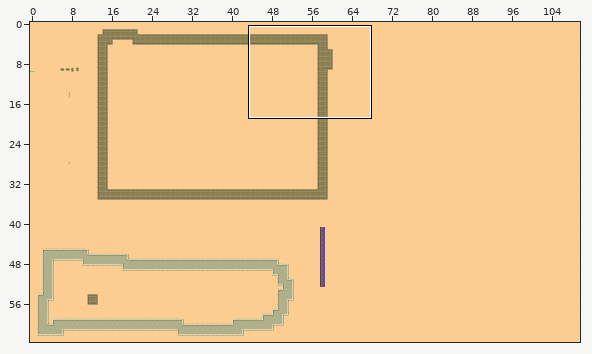
Level history. Tiled map (JSON): assets/tilemaps/gamemap.json. The first picture is a wide view before the edit; the outline marks the close-up.
Close-up. Before the edit:
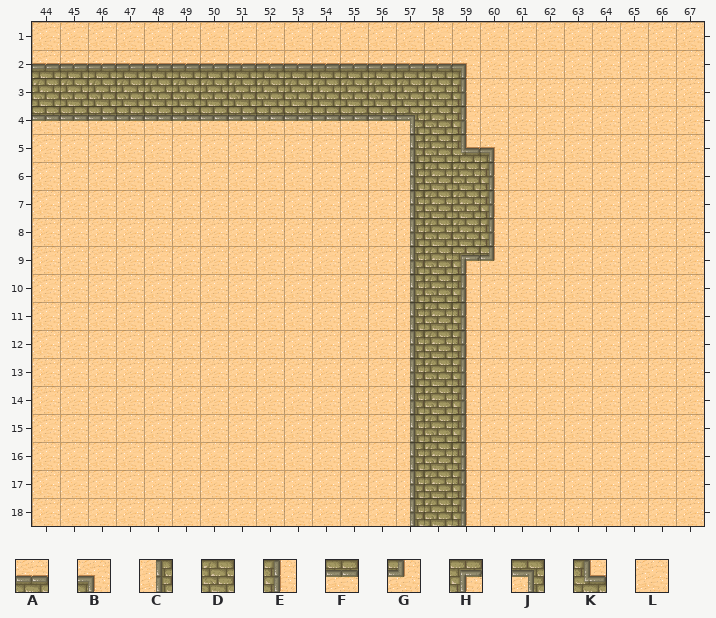
Cells are 32x32 px. Shown: x 44..67, y 1..18. The commit also changed other parts of the map, which this record leaves out.
Key: from "desert_spacing": A 1, B 2, C 8, D 9, E 10, F 17, G 18, H 19, J 20, K 27, L 29.
_ is an empty cell, # one hidden under a higher layer.
Layer "floor" before, first column x 44:
 1 LLLLLLLLLLLLLLLLLLLLLLLL
 2 ################LLLLLLLL
 3 ################LLLLLLLL
 4 ################LLLLLLLL
 5 LLLLLLLLLLLLL####LLLLLLL
 6 LLLLLLLLLLLLL####LLLLLLL
 7 LLLLLLLLLLLLL####LLLLLLL
 8 LLLLLLLLLLLLL####LLLLLLL
 9 LLLLLLLLLLLLL####LLLLLLL
10 LLLLLLLLLLLLL###LLLLLLLL
11 LLLLLLLLLLLLL###LLLLLLLL
12 LLLLLLLLLLLLL###LLLLLLLL
13 LLLLLLLLLLLLL###LLLLLLLL
14 LLLLLLLLLLLLL###LLLLLLLL
15 LLLLLLLLLLLLL###LLLLLLLL
16 LLLLLLLLLLLLL###LLLLLLLL
17 LLLLLLLLLLLLL###LLLLLLLL
18 LLLLLLLLLLLLL###LLLLLLLL
Layer "bg1" before, first column x 44:
 1 ________________________
 2 AAAAAAAAAAAAAAAB________
 3 DDDDDDDDDDDDDDDE________
 4 FFFFFFFFFFFFFJDE________
 5 _____________CDKB_______
 6 _____________CDDE_______
 7 _____________CDDE_______
 8 _____________CDDE_______
 9 _____________CDHG_______
10 _____________CDE________
11 _____________CDE________
12 _____________CDE________
13 _____________CDE________
14 _____________CDE________
15 _____________CDE________
16 _____________CDE________
17 _____________CDE________
18 _____________CDE________
After the commit:
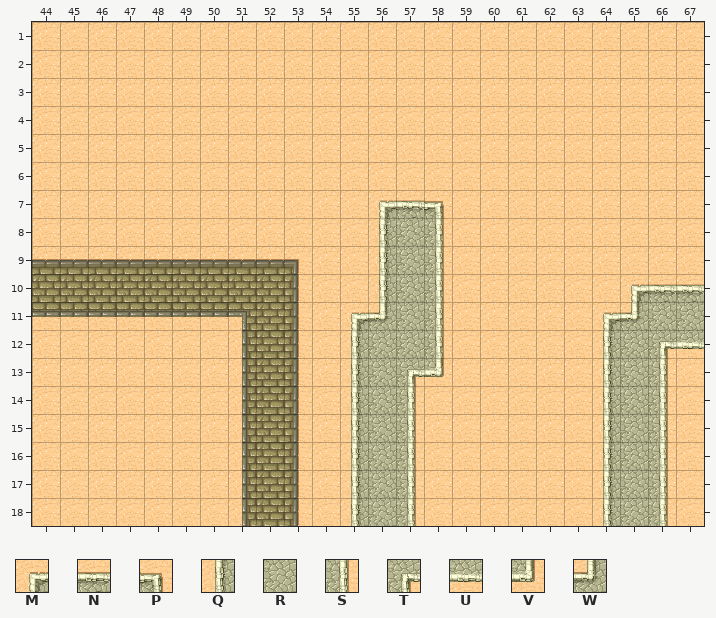
Further tiles: from "desert_spacing": M 24, N 25, P 26, Q 32, R 33, S 34, T 35, U 41, V 42, W 44.
What changed:
Changed rows in their new state; . is an unchanged cell.
Layer "floor":
first column x 44:
 7 ............MNP.........
 8 ............QRS.........
 9 AAAAAAAAAB..QRS.........
10 DDDDDDDDDE..QRS......MNN
11 FFFFFFFJDE.MWRS.....MWRR
12 .......CDE.QRRS.....QRTU
13 .......CDE.QRTV.....QRS.
14 .......CDE.QRS......QRS.
15 .......CDE.QRS......QRS.
16 .......CDE.QRS......QRS.
17 .......CDE.QRS......QRS.
18 .......CDE.QRS......QRS.
Layer "bg1" (removed):
first column x 44:
 2 ________________.
 3 ________________.
 4 ________________.
 5 .............____
 6 .............____
 7 .............____
 8 .............____
 9 .............____
10 .............___.
11 .............___.
12 .............___.
13 .............___.
14 .............___.
15 .............___.
16 .............___.
17 .............___.
18 .............___.
